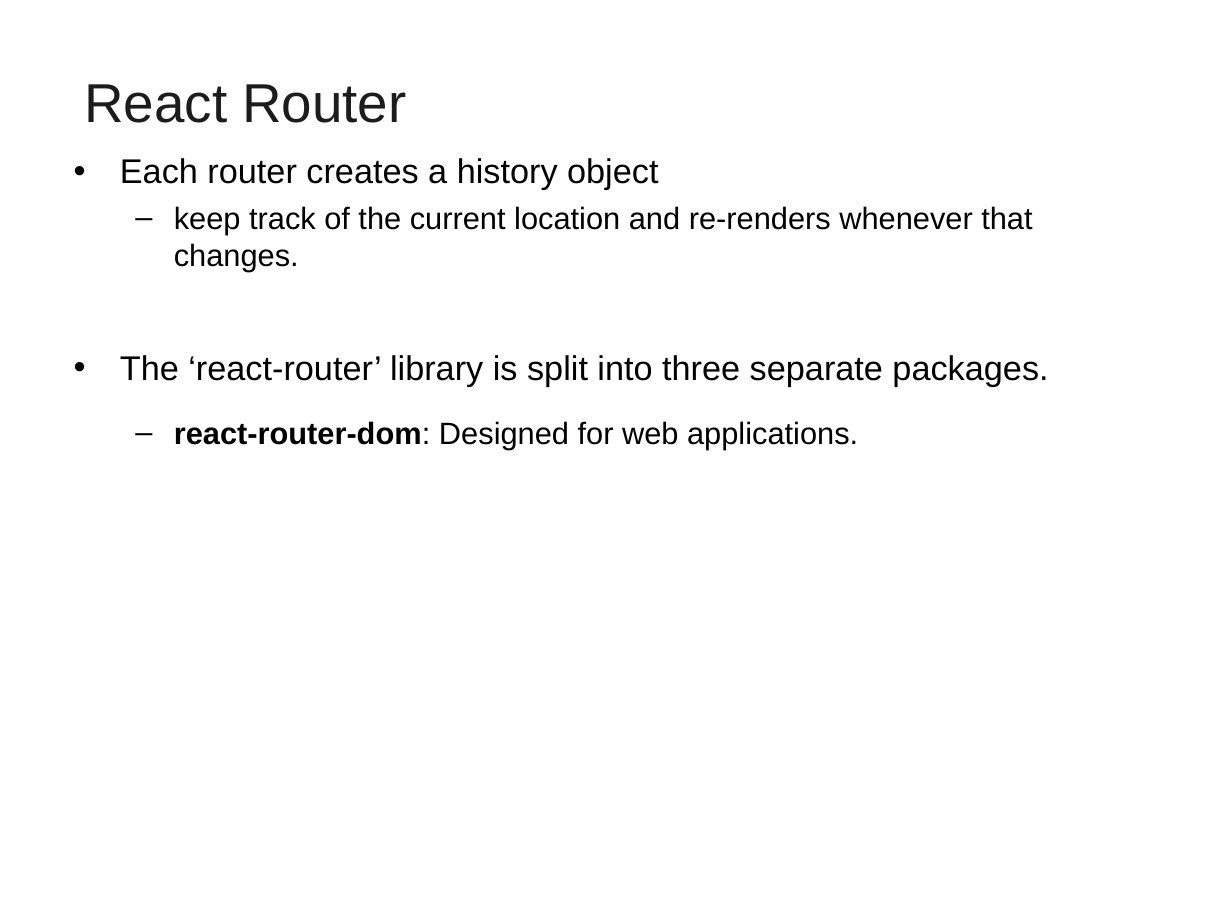
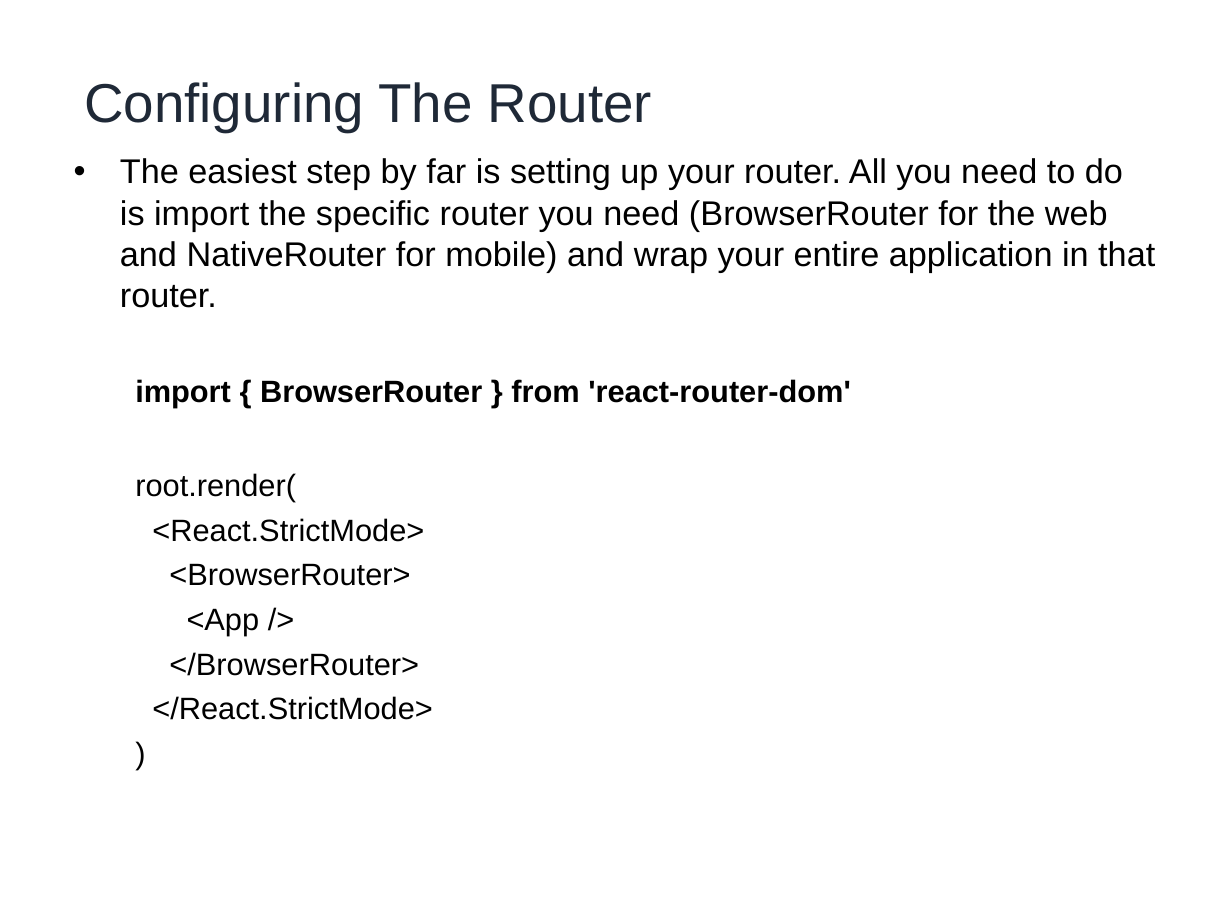
Before and after one commit to vatsanTraining/travel-agency, a slide deck: slide 140 of ReactJS_Module1.ppt (slide 142 before the commit). Drawn at 1232x924 pixels with LibreOffice and Linux fonts; fonts in the diff are those of the drawing; background and template pictures are left out. Boxes give left, top, right and bottom in pixels: in the first picture for what was removed or moved away, otherwise in the second. Text is boxed around its words. In the diff, an @@ line names an element or a change of style, - is before the commit and + after.

```diff
--- a/ReactJS_Module1.ppt
+++ b/ReactJS_Module1.ppt
@@ title at (84, 82, 652, 132): text changed; text colour #1C1C1C to #1F2937 @@
-React Router
+Configuring The Router
@@ text at (120, 158, 1155, 720): text changed; size 18 to 20 pt @@
-• Each router creates a history object
-  – keep track of the current location and re-renders whenever that changes.
-• The ‘react-router’ library is split into three separate packages.
-  – react-router-dom: Designed for web applications.
+• The easiest step by far is setting up your router. All you need to do is import the specific router you need (BrowserRouter for the web and NativeRouter for mobile) and wrap your entire application in that router.
+  import { BrowserRouter } from 'react-router-dom'
+  root.render(
+  <React.StrictMode>
+  <BrowserRouter>
+  <App />
+  </BrowserRouter>
+  </React.StrictMode>
+  )
```
Also in this commit, not shown: 11 other slides changed, 6 slides added, 3 slides removed.
